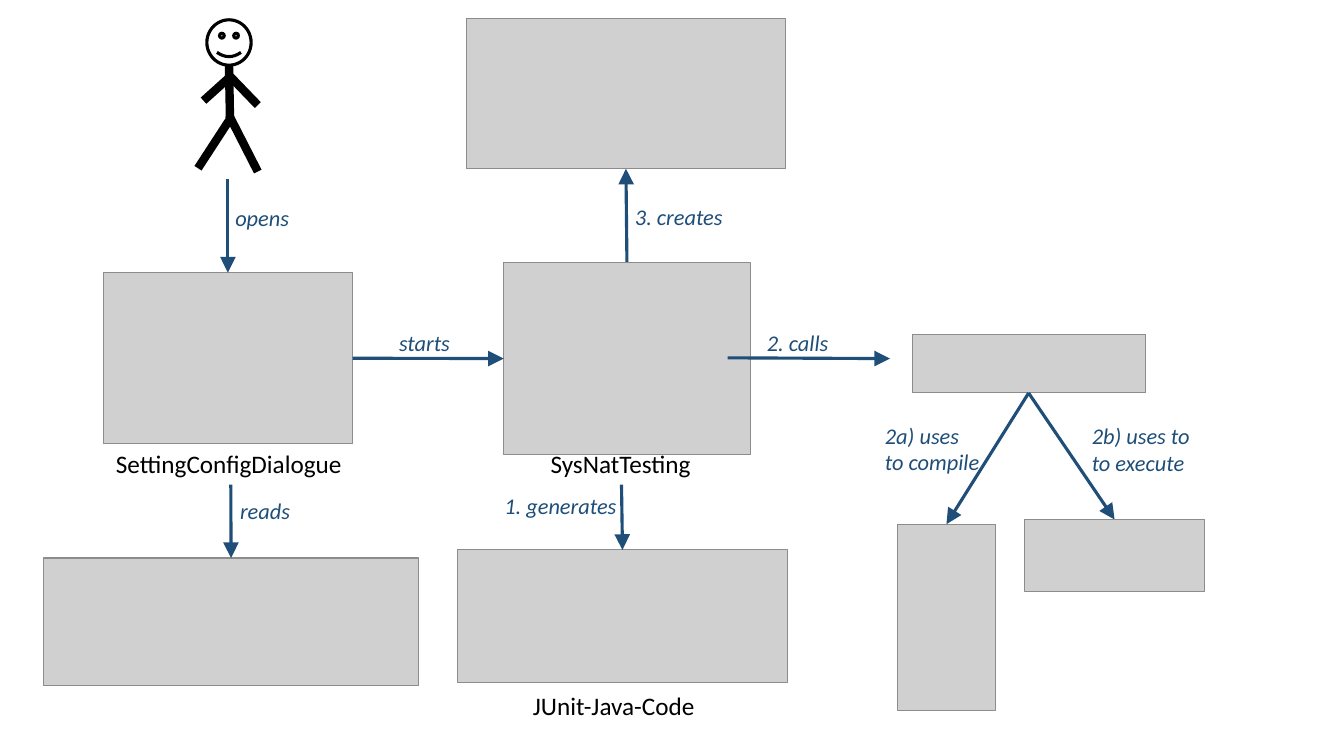
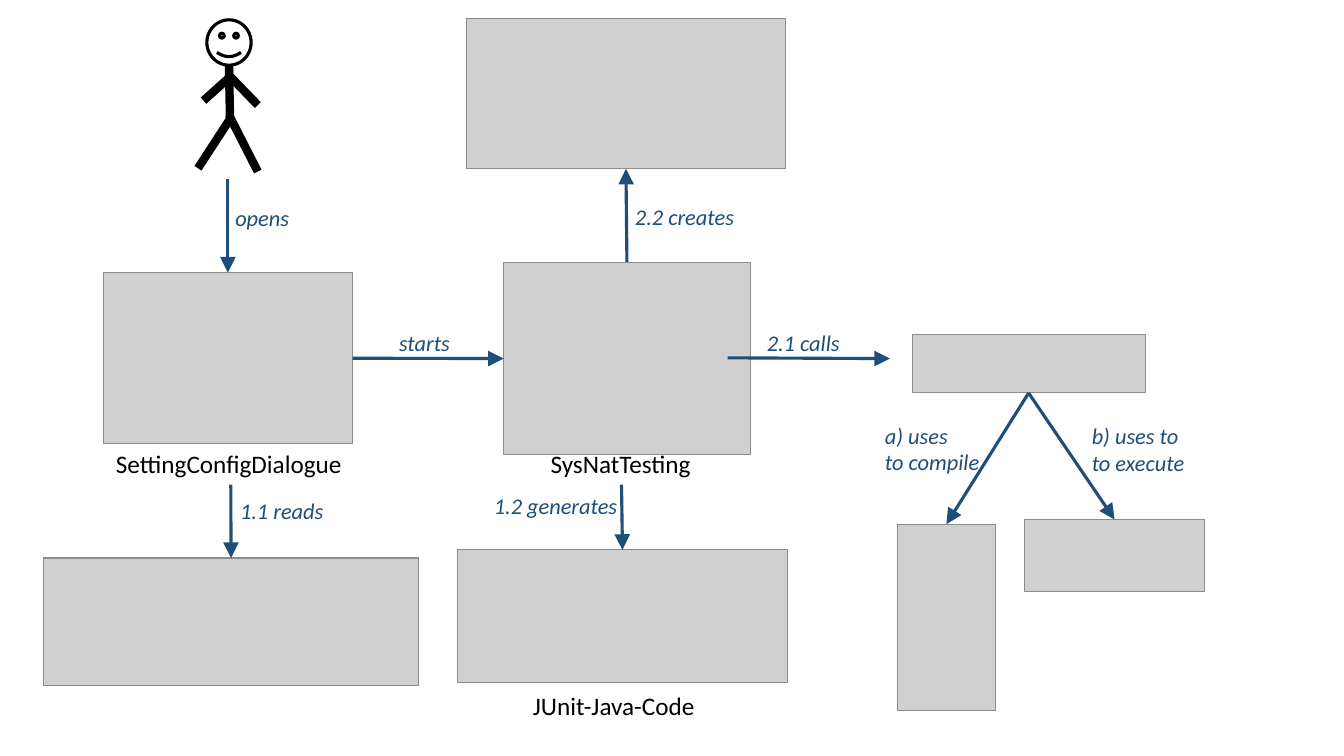
Before and after one commit to iks-gmbh-tools/SysNat, a slide deck: slide 23 of documentation/Figures.pptx. Drawn at 1344x756 pixels with LibreOffice and Linux fonts; fonts in the diff are those of the drawing; grey boxes stand for pictures. Boxes give left, top, right and bottom in pixels: in the first picture for what was removed or moved away, otherwise in the second. Text is boxed around its words. In the diff, an @@ line names an element or a change of style, - is before the commit and + after.

```diff
--- a/documentation/Figures.pptx
+++ b/documentation/Figures.pptx
@@ text at <box>635,210,734,225</box>: text changed @@
-3. creates
+2.2 creates
@@ text at <box>767,335,840,357</box>: text changed @@
-2. calls
+2.1 calls
@@ text at <box>885,428,948,447</box>: text changed @@
-2a) uses
+a) uses
@@ text at <box>1092,428,1179,447</box>: text changed @@
-2b) uses to
+b) uses to
@@ text at <box>240,503,323,519</box>: text changed @@
-reads
+1.1 reads
@@ text at <box>494,499,617,518</box>: text changed @@
-1. generates
+1.2 generates
```
Also in this commit, not shown: 2 other slides changed, 2 other files.
